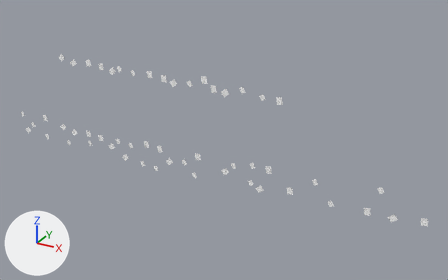
Two versions of the FBX model Assets/Geometry/Level_02/Level_02_Decor_01.fbx, one commit apart.
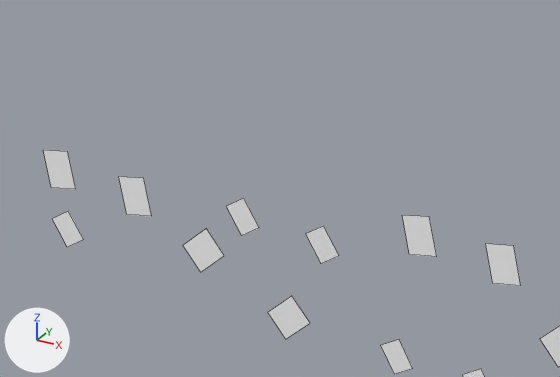
The first picture shows the older version from a camera (50 mm lens) standing at (0.994, -0.361, 0.158) and looking at (0.767, 0.052, -0.048). The close-ups show both versions on the part from 18% to 38% of the width and 38% to 60% of the height of that picture; other places that the commit changed are outside them. The lights are fixed; the arrows at lower left show +X, +Y and +Z. The close-ups show mesh edges as thin lines. Where no turn or scale is listed for an object, it has been applied to the vertices.

The first close-up shows 'Level_02_Decor_01'.
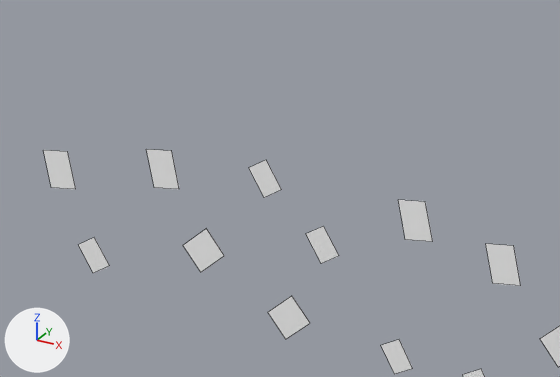
What differs and where, as boxes [x1, y1, x2, y2] in the close-ups (560 x 377 px; the box of a moved part takes in the faces that stretch with it):
```json
{"object": "Level_02_Decor_01", "change": "reshaped", "before": [43, 150, 560, 377], "after": [43, 149, 560, 377]}
{"part": 1, "of": "me_mesh", "change": "moved or reshaped", "before": [227, 198, 259, 235], "after": [249, 160, 282, 197]}
{"part": 2, "of": "me_mesh", "change": "moved or reshaped", "before": [402, 215, 437, 257], "after": [398, 200, 433, 242]}
{"part": 3, "of": "me_mesh", "change": "moved or reshaped", "before": [53, 211, 84, 247], "after": [79, 237, 109, 273]}
{"part": 4, "of": "me_mesh", "change": "moved or reshaped", "before": [119, 177, 151, 216], "after": [146, 149, 179, 189]}
```

Edits to the scene script, one JSON object a line:
```json
{"block": "me_mesh", "where": "me_mesh.from_pydata(...)  # 212 vertices, 53 faces; spans x 0.545..0.938, y 0.042, z -0.088..0.008"}
{"block": "me_mesh", "where": "# used by ob_level_02_decor_01; location = (0.0, 0.0, 0.0)"}
{"block": "me_mesh", "change": "me_mesh part 1: the loose piece of 4 vertices spanning x 0.661..0.666, y 0.042, z -0.07..-0.064 is moved by (0.005, 0.0, 0.007)"}
{"block": "me_mesh", "change": "me_mesh part 2: the loose piece of 4 vertices spanning x 0.692..0.698, y 0.042, z -0.067..-0.06 is moved by (-0.001, 0.0, 0.002)"}
{"block": "me_mesh", "change": "me_mesh part 3: the loose piece of 4 vertices spanning x 0.627..0.633, y 0.042, z -0.079..-0.073 is moved by (0.005, 0.0, -0.003)"}
{"block": "me_mesh", "change": "me_mesh part 4: the loose piece of 4 vertices spanning x 0.641..0.647, y 0.042, z -0.072..-0.065 is moved by (0.006, 0.0, 0.005)"}
```
